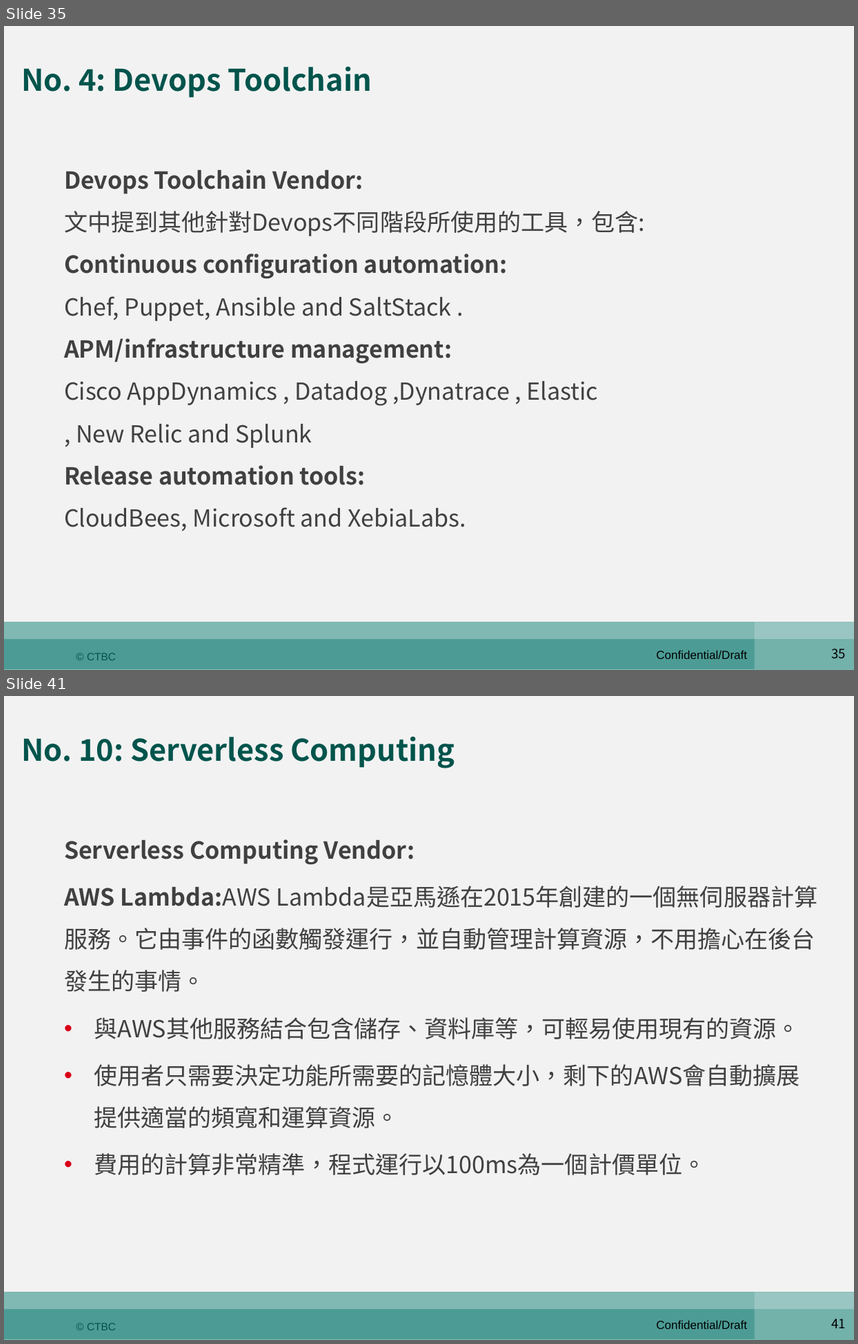
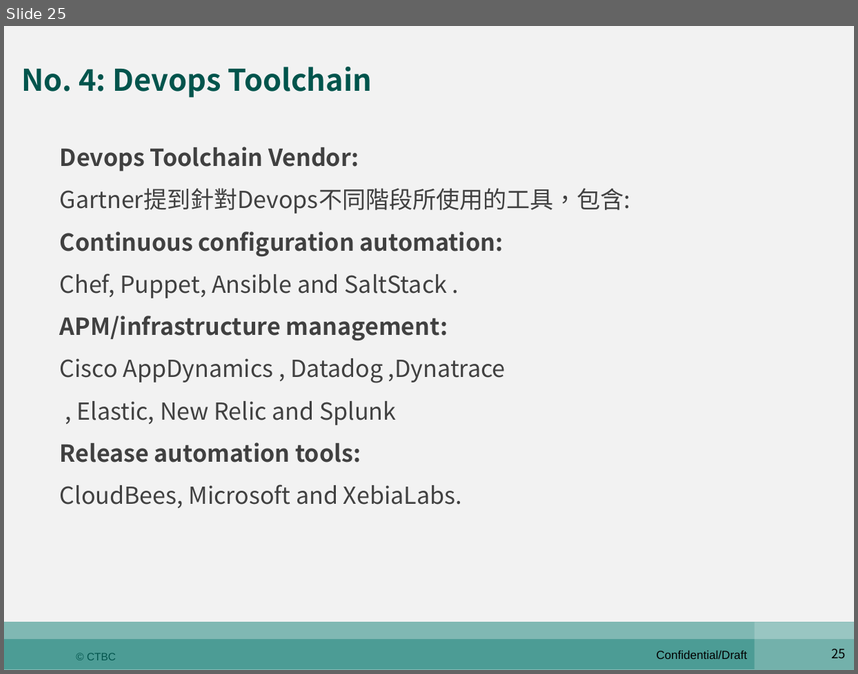
Before and after one commit to shaven105/duh, a slide deck: QQ2.pptx. Shown one above the other, each under a label of ours: slides 35 and 41 before the commit, slide 25 after it; the slides between them are not shown. The pictures are 858x1344 and 858x674 pixels, drawn with LibreOffice and Linux fonts; fonts in the diff are those of the drawing. Boxes give left, top, right and bottom in pixels: in the first picture for what was removed or moved away, otherwise in the second. Text is boxed around its words. In the diff, an @@ line names an element or a change of style, - is before the commit and + after.

```diff
--- a/QQ2.pptx
+++ b/QQ2.pptx
@@ slide 41 removed at [4, 696, 854, 1340], background #F2F2F2; not listed: 7 template elements that a slide beside it also shows @@
@@ title removed at [21, 737, 455, 768] @@
-No. 10: Serverless Computing
@@ text removed at [64, 840, 815, 1176] @@
-Serverless Computing Vendor:
-AWS Lambda:AWS Lambda是亞馬遜在2015年創建的一個無伺服器計算服務。它由事件的函數觸發運行，並自動管理計算資源，不用擔心在後台發生的事情。
-• 與AWS其他服務結合包含儲存、資料庫等，可輕易使用現有的資源。
-• 使用者只需要決定功能所需要的記憶體大小，剩下的AWS會自動擴展提供適當的頻寬和運算資源。
-• 費用的計算非常精準，程式運行以100ms為一個計價單位。
@@ what was slide 35 is now slide 25 @@
@@ slide 25 changed as well @@
@@ text "Devops Toolchain Vendor:": place and size @@
-text "Devops Toolchain Vendor:" at [64, 170, 645, 531]
+text "Devops Toolchain Vendor:" at [60, 147, 631, 508]
@@ text at [60, 188, 631, 214]: text changed @@
-文中提到其他針對Devops不同階段所使用的工具，包含:
+Gartner提到針對Devops不同階段所使用的工具，包含:
@@ text at [60, 359, 506, 426]: spaces changed @@
-Cisco AppDynamics , Datadog ,Dynatrace , Elastic
-, New Relic and Splunk
+Cisco AppDynamics , Datadog ,Dynatrace
+, Elastic, New Relic and Splunk
@@ page number at [831, 649, 846, 659]: text changed @@
-35
+25
```
Also in this commit, not shown: 5 other slides changed, 4 slides added, 14 other slides removed, 3 other files.
